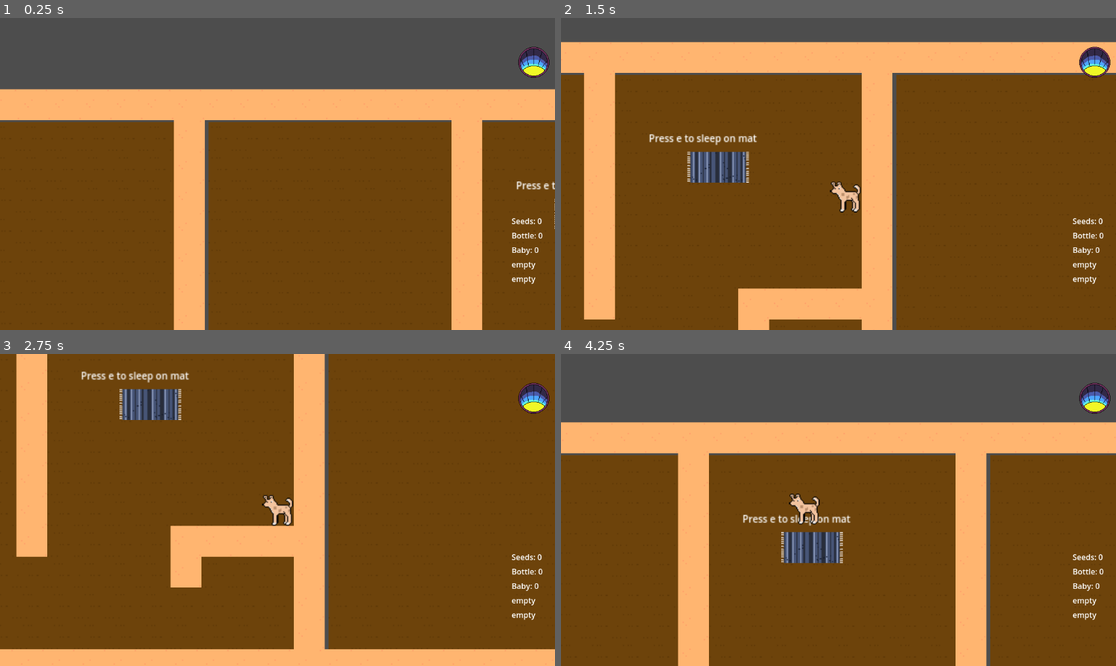
Above: before the commit, frames 1-4 (two rows, left to right).
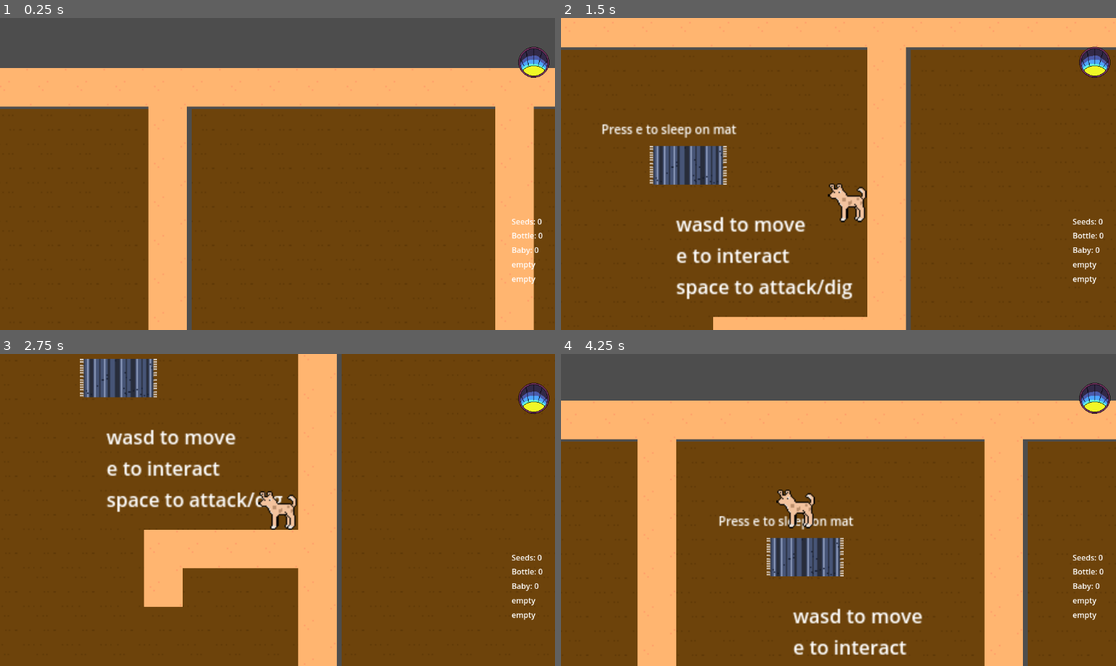
Above: after the commit, the same moments.

Repository: inkaonkala/AnimalRevolution
Game: Godot game, scene res://Main.tscn
Same seed, same stepped clock (60 frames per second), same inputs: the game is played once before the commit and once after it.
Inputs:
- Up to frame 1 (0.25 s): no input
- Up to frame 2 (1.5 s): tap E (interact) at 0.5, 0.8, 1.25, 1.35 s; hold D (move_right) 0.53-1.28 s; tap Space (attack) at 0.6 s; hold S (move_down) from 1.28 s (still down)
- Up to frame 3 (2.75 s): tap Space (attack) at 1.55, 2.1 s; tap E (interact) at 2, 2.3 s; release S (move_down) at 2.03 s; hold D (move_right) from 2.03 s (still down)
- Up to frame 4 (4.25 s): tap E (interact) at 2.75, 2.85, 3.5, 3.8 s; release D (move_right) at 2.78 s; hold W (move_up) 2.78-3.53 s; tap Space (attack) at 3.05, 3.6 s; hold A (move_left) from 3.53 s (still down)

The runs differ from the first frame. In frame 1, 25% of the frame differs, in the area x 0-100%, y 16-100%; in frame 2, 31%; in frame 3, 20%; in frame 4, 33%, in the area x 0-100%, y 14-100%.

Commit message:
made the seed grow

Diff:
--- a/4th_floor.tscn
+++ b/4th_floor.tscn
@@ -1,9 +1,10 @@
-[gd_scene load_steps=13 format=4 uid="uid://ckmu5j1jfg43k"]
+[gd_scene load_steps=14 format=4 uid="uid://ckmu5j1jfg43k"]
 
 [ext_resource type="Texture2D" uid="uid://b4qa0jkjn0kan" path="res://Assets/RoomNDeco/floor_test.png" id="1_6n4f2"]
 [ext_resource type="Texture2D" uid="uid://cc13py1wb2ctl" path="res://Assets/RoomNDeco/wall_test.png" id="2_irvgt"]
 [ext_resource type="Texture2D" uid="uid://31bpdk30v3s2" path="res://Assets/RoomNDeco/growspot_test.png" id="3_wjrx3"]
 [ext_resource type="PackedScene" uid="uid://c104nexrkrtat" path="res://hamster.tscn" id="4_irvgt"]
+[ext_resource type="Texture2D" uid="uid://dpy4wyc1oojfq" path="res://Assets/RoomNDeco/elevator.png" id="5_wjrx3"]
 
 [sub_resource type="TileSetAtlasSource" id="TileSetAtlasSource_bboc2"]
 texture = ExtResource("1_6n4f2")
@@ -72,3 +73,7 @@
 
 [node name="Hamster" parent="." instance=ExtResource("4_irvgt")]
 position = Vector2(248, 207)
+
+[node name="Elevator" type="Sprite2D" parent="."]
+position = Vector2(127, 353)
+texture = ExtResource("5_wjrx3")
--- a/5_DogFloor.tscn
+++ b/5_DogFloor.tscn
@@ -1,9 +1,10 @@
-[gd_scene load_steps=10 format=4 uid="uid://ta717pvkxahs"]
+[gd_scene load_steps=11 format=4 uid="uid://ta717pvkxahs"]
 
 [ext_resource type="Texture2D" uid="uid://b4qa0jkjn0kan" path="res://Assets/RoomNDeco/floor_test.png" id="1_af3pe"]
 [ext_resource type="Texture2D" uid="uid://cc13py1wb2ctl" path="res://Assets/RoomNDeco/wall_test.png" id="2_lw74p"]
 [ext_resource type="Script" uid="uid://canxqe4xr7n63" path="res://sleepSpot.gd" id="3_hub8o"]
 [ext_resource type="Texture2D" uid="uid://dxyrf1dvgqreh" path="res://Assets/RoomNDeco/sleepMat.png" id="3_lw74p"]
+[ext_resource type="Texture2D" uid="uid://dpy4wyc1oojfq" path="res://Assets/RoomNDeco/elevator.png" id="5_jde7c"]
 
 [sub_resource type="TileSetAtlasSource" id="TileSetAtlasSource_af3pe"]
 texture = ExtResource("1_af3pe")
@@ -71,3 +72,16 @@
 offset_bottom = -9.0
 theme_override_font_sizes/font_size = 10
 text = "Press e to sleep on mat"
+
+[node name="ohjeet" type="Label" parent="."]
+offset_left = 1185.0
+offset_top = 167.0
+offset_right = 1332.0
+offset_bottom = 242.0
+text = "wasd to move
+e to interact
+space to attack/dig"
+
+[node name="Elevator" type="Sprite2D" parent="."]
+position = Vector2(128, 353)
+texture = ExtResource("5_jde7c")
--- a/Main.tscn
+++ b/Main.tscn
@@ -43,9 +43,9 @@
 [node name="InveZero" type="Label" parent="CanvasSideBar/SideBarUI"]
 layout_mode = 0
 offset_left = -50.0
-offset_top = 410.0
+offset_top = 411.0
 offset_right = -10.0
-offset_bottom = 433.0
+offset_bottom = 434.0
 
 [node name="Inve1" type="Label" parent="CanvasSideBar/SideBarUI"]
 layout_mode = 0
--- a/Rooftop.tscn
+++ b/Rooftop.tscn
@@ -1,9 +1,18 @@
-[gd_scene load_steps=13 format=4 uid="uid://b8b2cyf36auww"]
+[gd_scene load_steps=22 format=4 uid="uid://b8b2cyf36auww"]
 
 [ext_resource type="Texture2D" uid="uid://b4qa0jkjn0kan" path="res://Assets/RoomNDeco/floor_test.png" id="1_d70lt"]
 [ext_resource type="Texture2D" uid="uid://cc13py1wb2ctl" path="res://Assets/RoomNDeco/wall_test.png" id="1_vhrc3"]
 [ext_resource type="Texture2D" uid="uid://31bpdk30v3s2" path="res://Assets/RoomNDeco/growspot_test.png" id="3_bboc2"]
 [ext_resource type="PackedScene" uid="uid://b5gsmobitd2b5" path="res://plantNharvest.tscn" id="4_wdo6w"]
+[ext_resource type="Texture2D" uid="uid://dpy4wyc1oojfq" path="res://Assets/RoomNDeco/elevator.png" id="5_7hyk6"]
+[ext_resource type="Texture2D" uid="uid://bo8ki4ir1vwhj" path="res://Assets/Plants/car1.png" id="5_tax82"]
+[ext_resource type="Texture2D" uid="uid://cvetf86b8b61" path="res://Assets/Plants/car2.png" id="6_bmsl8"]
+[ext_resource type="Texture2D" uid="uid://ccvd1hvy3i8r1" path="res://Assets/Plants/carrot.png" id="6_uoa1a"]
+[ext_resource type="Texture2D" uid="uid://d4mde1tenvmrs" path="res://Assets/Plants/car3.png" id="7_3in2h"]
+[ext_resource type="Texture2D" uid="uid://bydwgxna57gcr" path="res://Assets/Plants/watered.png" id="8_lblpy"]
+[ext_resource type="Texture2D" uid="uid://bro860t1l2tar" path="res://Assets/Plants/car1W.png" id="9_834rt"]
+[ext_resource type="Texture2D" uid="uid://cun2jqq85wfa3" path="res://Assets/Plants/ca2w.png" id="10_n11cc"]
+[ext_resource type="Texture2D" uid="uid://cwu6jntqjpwfi" path="res://Assets/Plants/car3w.png" id="11_t1jei"]
 
 [sub_resource type="TileSetAtlasSource" id="TileSetAtlasSource_bboc2"]
 texture = ExtResource("1_d70lt")
@@ -74,5 +83,28 @@
 
 [node name="plantAreas" type="Node2D" parent="."]
 
-[node name="Area2D" parent="plantAreas" instance=ExtResource("4_wdo6w")]
-position = Vector2(608, 379)
+[node name="plant1" parent="plantAreas" instance=ExtResource("4_wdo6w")]
+position = Vector2(593, 366)
+watered_tex = ExtResource("8_lblpy")
+ready_tex = ExtResource("6_uoa1a")
+growth_texs = Array[Texture2D]([ExtResource("5_tax82"), ExtResource("6_bmsl8"), ExtResource("7_3in2h"), null])
+wet_growth_texs = Array[Texture2D]([ExtResource("9_834rt"), ExtResource("10_n11cc"), ExtResource("11_t1jei"), ExtResource("11_t1jei")])
+
+[node name="plant2" parent="plantAreas" instance=ExtResource("4_wdo6w")]
+position = Vector2(635, 366)
+
+[node name="plant3" parent="plantAreas" instance=ExtResource("4_wdo6w")]
+position = Vector2(679, 366)
+
+[node name="plant4" parent="plantAreas" instance=ExtResource("4_wdo6w")]
+position = Vector2(593, 402)
+
+[node name="plant5" parent="plantAreas" instance=ExtResource("4_wdo6w")]
+position = Vector2(635, 402)
+
+[node name="plant6" parent="plantAreas" instance=ExtResource("4_wdo6w")]
+position = Vector2(679, 402)
+
+[node name="Elevator" type="Sprite2D" parent="."]
+position = Vector2(129, 352)
+texture = ExtResource("5_7hyk6")
--- a/Scripts/dayNNightCycle.gd
+++ b/Scripts/dayNNightCycle.gd
@@ -11,7 +11,7 @@
 	NIGHT
 }
 
-@export var cycle_lenght := 5.0 #SECONDS!
+@export var cycle_lenght := 300.0 #SECONDS! 300 = 5min
 
 var current_time: ToD = ToD.MORNING
 var day_nmb := 1
--- a/plantNharvest.tscn
+++ b/plantNharvest.tscn
@@ -1,10 +1,9 @@
-[gd_scene load_steps=7 format=3 uid="uid://b5gsmobitd2b5"]
+[gd_scene load_steps=6 format=3 uid="uid://b5gsmobitd2b5"]
 
 [ext_resource type="Script" uid="uid://i1a053l4gkgm" path="res://plant_n_harvest.gd" id="1_8ia33"]
 [ext_resource type="Texture2D" uid="uid://djxf2m177lgwy" path="res://Assets/Plants/empty_plot.png" id="2_wbmr0"]
 [ext_resource type="Texture2D" uid="uid://lv6j5ex11ryk" path="res://Assets/Plants/dug.png" id="3_qrc6v"]
 [ext_resource type="Texture2D" uid="uid://cbvi6a2xcgyxl" path="res://Assets/Plants/seeded.png" id="4_nqe8g"]
-[ext_resource type="Texture2D" uid="uid://bydwgxna57gcr" path="res://Assets/Plants/watered.png" id="5_vitqj"]
 
 [sub_resource type="RectangleShape2D" id="RectangleShape2D_8ia33"]
 
@@ -13,7 +12,6 @@
 empty_tex = ExtResource("2_wbmr0")
 dug_tex = ExtResource("3_qrc6v")
 seed_tex = ExtResource("4_nqe8g")
-watered_tex = ExtResource("5_vitqj")
 
 [node name="Sprite2D" type="Sprite2D" parent="."]
 
--- a/plant_n_harvest.gd
+++ b/plant_n_harvest.gd
@@ -14,6 +14,10 @@
 @export var dug_tex: Texture2D
 @export var seed_tex: Texture2D
 @export var watered_tex: Texture2D
+@export var ready_tex: Texture2D
+
+@export var growth_texs: Array[Texture2D]
+@export var wet_growth_texs: Array[Texture2D]
 
 @onready var sprite = $Sprite2D
 
@@ -21,14 +25,19 @@
 var player_near := false
 var seed_planted := ""
 
+var growth_stage := 0
+var is_watered := false
+
 func _ready() -> void:
 	update_image()
 	body_entered.connect(body_enter)
 	body_exited.connect(body_exit)
+	DayCycle.new_day.connect(on_new_day)
 
 func _process(_delta: float) -> void:
 	if not player_near:
 		return
+
 	if Input.is_action_just_pressed("attack"):
 		try_dig()
 	if Input.is_action_just_pressed("interact"):
@@ -60,8 +69,10 @@
 func try_interact() -> void:
 		if stage == Stage.DUG:
 			try_plant_seed()
-		elif stage == Stage.SEEDED:
+		elif stage == Stage.SEEDED or stage == Stage.GROWING:
 			try_water()
+		elif stage == Stage.READY:
+			try_harvest()
 
 func try_plant_seed() -> void:
 	var main = get_tree().current_scene
@@ -72,8 +83,10 @@
 	main.seeds -= 1
 	main.update_inventory_ui()
 
-	seed_planted = "seed"
+	seed_planted = "carrot"
 	stage = Stage.SEEDED
+	growth_stage = 0
+	is_watered = false
 	update_image()
 
 func try_water() ->void:
@@ -83,7 +96,47 @@
 		print("No water!")
 		return
 
-	stage = Stage.WATERED
+	if is_watered:
+		print("Already watered")
+		return
+
+	is_watered = true
+
+	if stage == Stage.SEEDED:
+		stage = Stage.WATERED
+	elif stage == Stage.GROWING:
+		stage = Stage.GROWING
+	update_image()
+
+func on_new_day(day_numb: int) -> void:
+	if stage != Stage.GROWING and stage != Stage.WATERED:
+		return
+	if not is_watered:
+		update_image()
+		return
+
+	growth_stage += 1
+	is_watered = false
+
+	if growth_stage >= growth_texs.size():
+		stage = Stage.READY
+	else:
+		stage = Stage.GROWING
+
+	update_image()
+
+func try_harvest() -> void:
+	var main = get_tree().current_scene
+
+	main.carrot += 1
+	main.seeds += 1
+	main.update_inventory_ui()
+
+	seed_planted = ""
+	stage = Stage.EMPTY
+	growth_stage = 0
+	is_watered = false
+
 	update_image()
 
 func update_image() -> void:
@@ -93,5 +146,22 @@
 		sprite.texture = dug_tex
 	elif stage == Stage.SEEDED:
 		sprite.texture = seed_tex
+	elif stage == Stage.GROWING:
+		update_growing_image()
 	elif stage == Stage.WATERED:
 		sprite.texture = watered_tex
+	elif stage == Stage.READY:
+		sprite.texture = ready_tex
+
+func update_growing_image() -> void:
+	if growth_stage < 1:
+		growth_stage = 1
+
+	var index := growth_stage - 1
+
+	if is_watered:
+		if index < wet_growth_texs.size():
+			sprite.texture = wet_growth_texs[index]
+	else:
+		if index < growth_texs.size():
+			sprite.texture = growth_texs[index]
--- a/player.tscn
+++ b/player.tscn
@@ -19,5 +19,5 @@
 debug_color = Color(0.012692624, 0.0030203839, 0.018063545, 0.41960785)
 
 [node name="Camera2D" type="Camera2D" parent="."]
-zoom = Vector2(2, 2)
+zoom = Vector2(2.5, 2.5)
 position_smoothing_enabled = true
Binary file added: Assets/Plants/ca2w.png
Not shown, added: Assets/Plants/ca2w.png.import
Binary file added: Assets/Plants/car2.png
Not shown, added: Assets/Plants/car2.png.import
Binary file added: Assets/Plants/car3.png
Not shown, added: Assets/Plants/car3.png.import
Binary file added: Assets/Plants/car3w.png
Not shown, added: Assets/Plants/car3w.png.import
Binary file added: Assets/Plants/carrot.png
Not shown, added: Assets/Plants/carrot.png.import
Binary file added: Assets/RoomNDeco/elevator.png
Not shown, added: Assets/RoomNDeco/elevator.png.import
